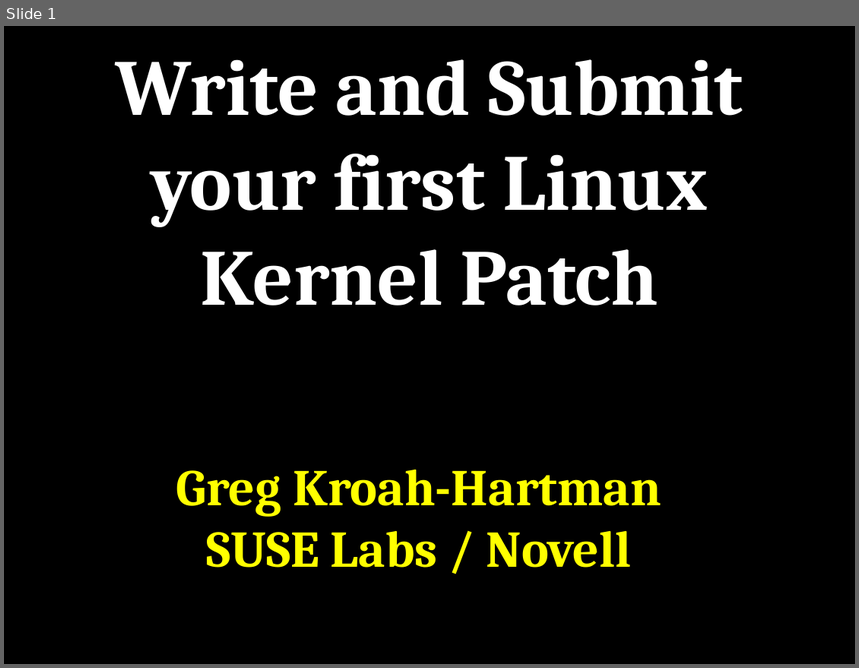
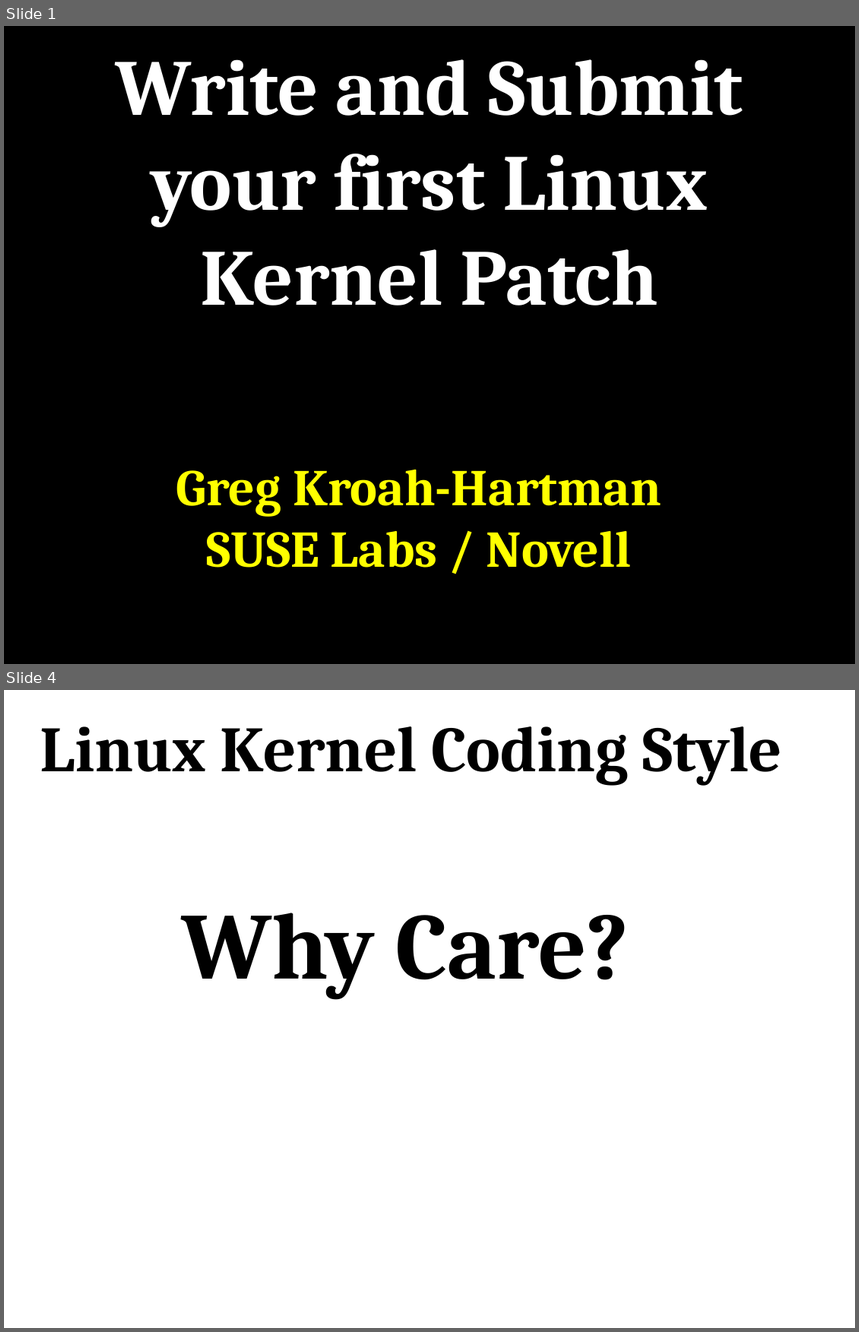
Before and after one commit to gregkh/kernel-tutorial, a slide deck: kernel_patch_tutorial.odp. Shown one above the other, each under a label of ours: slide 1 before the commit, slides 1 and 4 after it; the slides between them are not shown. The pictures are 859x668 and 859x1332 pixels, drawn with LibreOffice and Linux fonts; fonts in the diff are those of the drawing. Boxes give left, top, right and bottom in pixels: in the first picture for what was removed or moved away, otherwise in the second. Text is boxed around its words. In the diff, an @@ line names an element or a change of style, - is before the commit and + after.

```diff
--- a/kernel_patch_tutorial.odp
+++ b/kernel_patch_tutorial.odp
@@ slide 4 added at [4,690,855,1328], background #FFFFFF @@
@@ text added at [40,726,782,785], 60 pt, text #000000, bold @@
+Linux Kernel Coding Style
@@ text added at [182,913,629,999], 88 pt, text #000000, bold @@
+Why Care?
```
Also in this commit, not shown: 9 other slides added, 3 slides removed, 1 other file.
